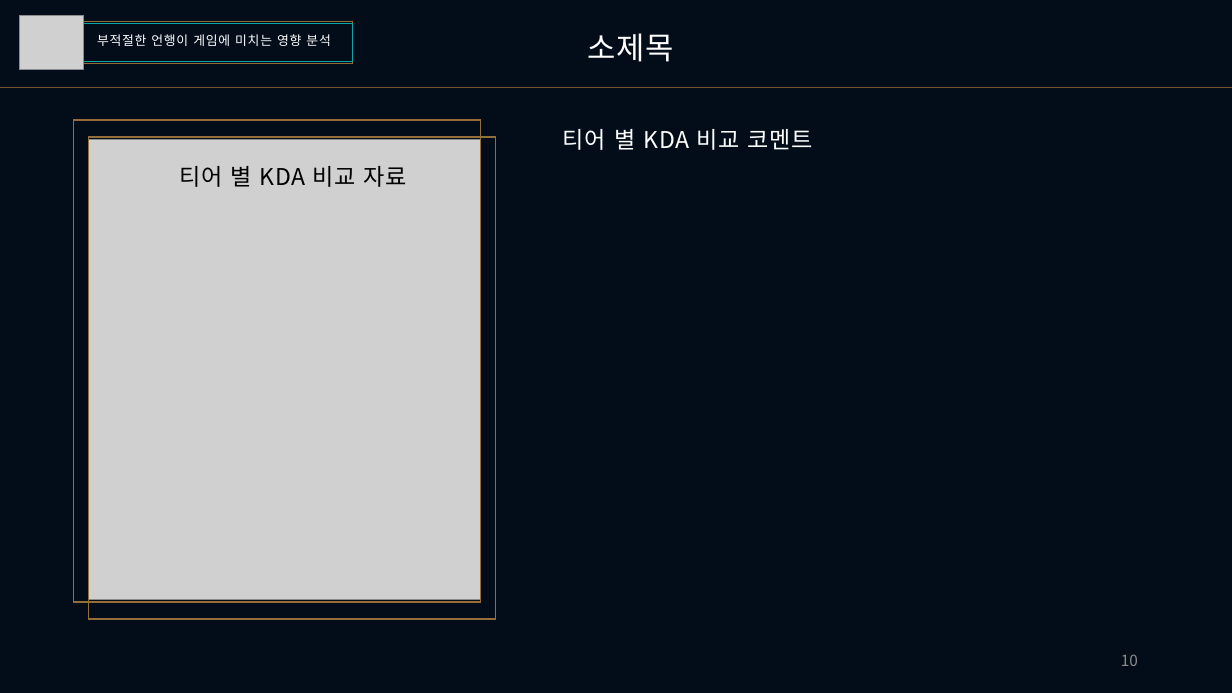
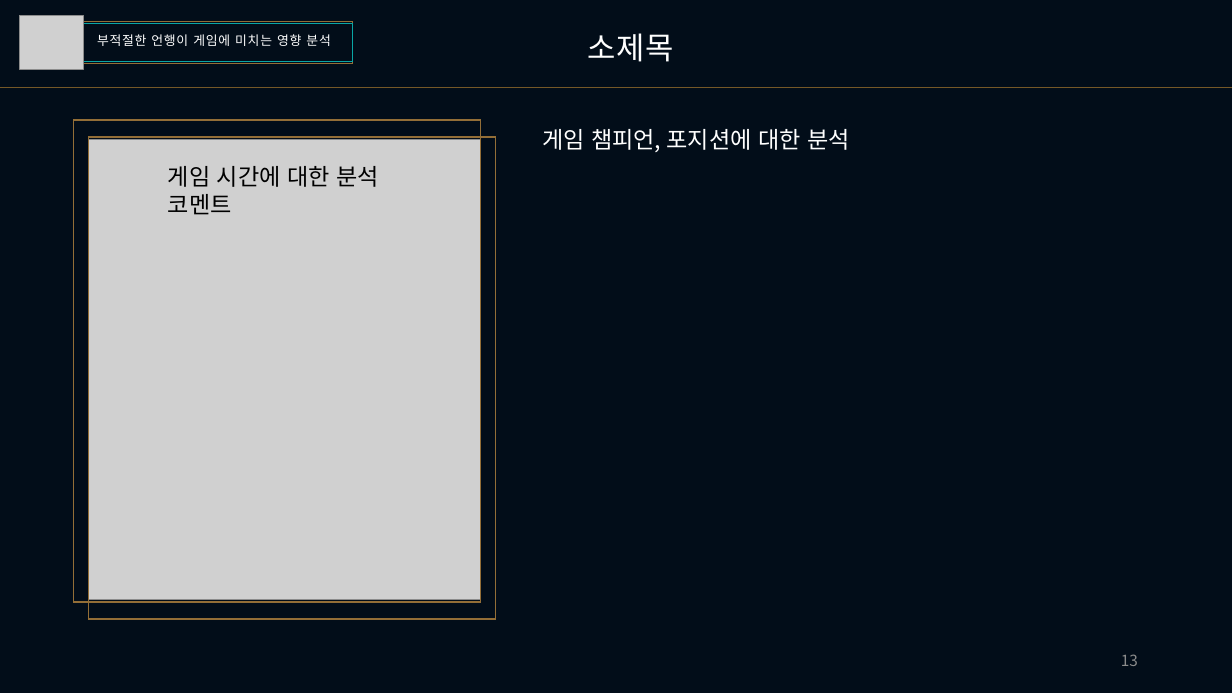
Before and after one commit to Heoquixote/lol_curse_winrate, a slide deck: slide 13 of 220704/220704_EDA_왓고컴코_PPT_V2.pptx (slide 10 before the commit). Drawn at 1232x693 pixels with LibreOffice and Linux fonts; fonts in the diff are those of the drawing; grey boxes stand for pictures. Boxes give left, top, right and bottom in pixels: in the first picture for what was removed or moved away, otherwise in the second. Text is boxed around its words. In the diff, an @@ line names an element or a change of style, - is before the commit and + after.

```diff
--- a/220704/220704_EDA_왓고컴코_PPT_V2.pptx
+++ b/220704/220704_EDA_왓고컴코_PPT_V2.pptx
@@ text added at box(542, 129, 850, 152), 18 pt, text #FFFFFF @@
+게임 챔피언, 포지션에 대한 분석
@@ text removed at box(563, 129, 812, 150) @@
-티어 별 KDA 비교 코멘트
@@ text added at box(168, 166, 379, 215), 18 pt, text #000000 @@
+게임 시간에 대한 분석 코멘트
@@ text removed at box(179, 166, 407, 187) @@
-티어 별 KDA 비교 자료
@@ page number at box(1121, 654, 1138, 666): text changed @@
-10
+13
```
Also in this commit, not shown: 4 other slides changed, 1 slide added, 6 other files.
